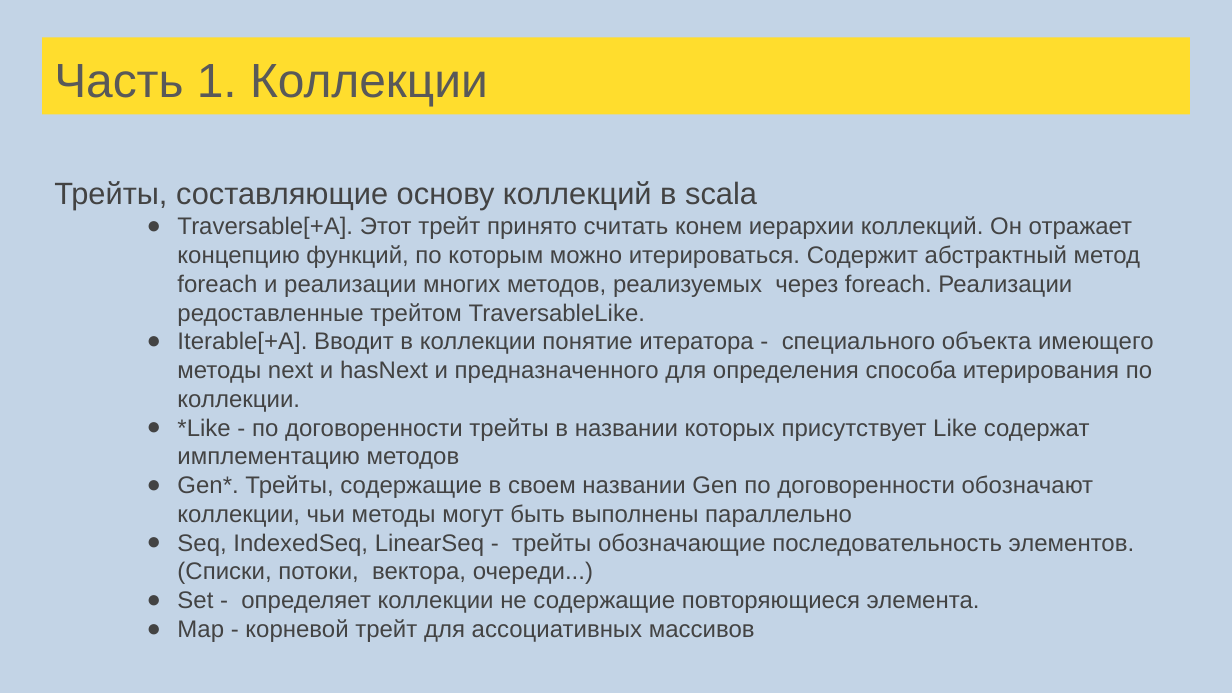
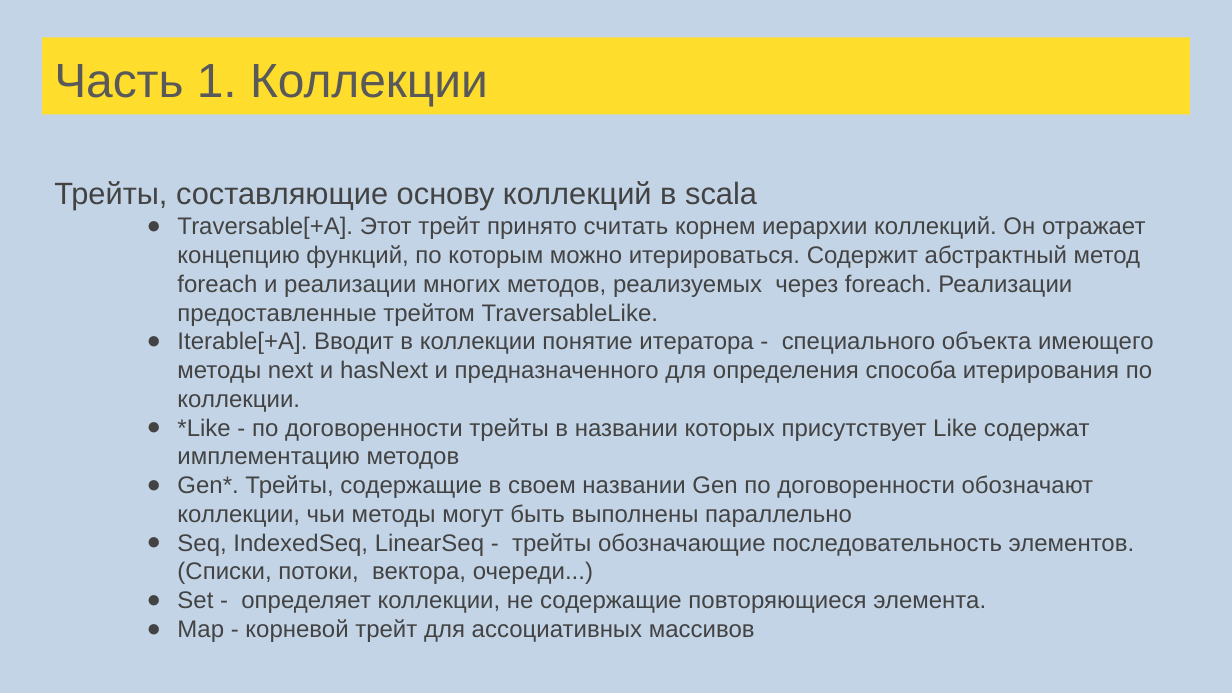
Before and after one commit to sergeypopov83/scala-school, a slide deck: slide 50 of src/main/resources/Лекции Scala для FinTech.pptx. Drawn at 1232x693 pixels with LibreOffice and Linux fonts; fonts in the diff are those of the drawing. Boxes give left, top, right and bottom in pixels: in the first picture for what was removed or moved away, otherwise in the second. Text is boxed around its words. In the diff, an @@ line names an element or a change of style, - is before the commit and + after.

```diff
--- a/src/main/resources/Лекции Scala для FinTech.pptx
+++ b/src/main/resources/Лекции Scala для FinTech.pptx
@@ text at [177, 216, 1145, 326]: text changed @@
-● Traversable[+A]. Этот трейт принято считать конем иерархии коллекций. Он отражает концепцию функций, по которым можно итерироваться. Содержит абстрактный метод foreach и реализации многих методов, реализуемых через foreach. Реализации редоставленные трейтом TraversableLike.
+● Traversable[+A]. Этот трейт принято считать корнем иерархии коллекций. Он отражает концепцию функций, по которым можно итерироваться. Содержит абстрактный метод foreach и реализации многих методов, реализуемых через foreach. Реализации предоставленные трейтом TraversableLike.
@@ text at [177, 591, 986, 613]: text changed @@
-● Set - определяет коллекции не содержащие повторяющиеся элемента.
+● Set - определяет коллекции, не содержащие повторяющиеся элемента.
```
Also in this commit, not shown: 3 other slides changed, 11 slides added, 13 other files.
